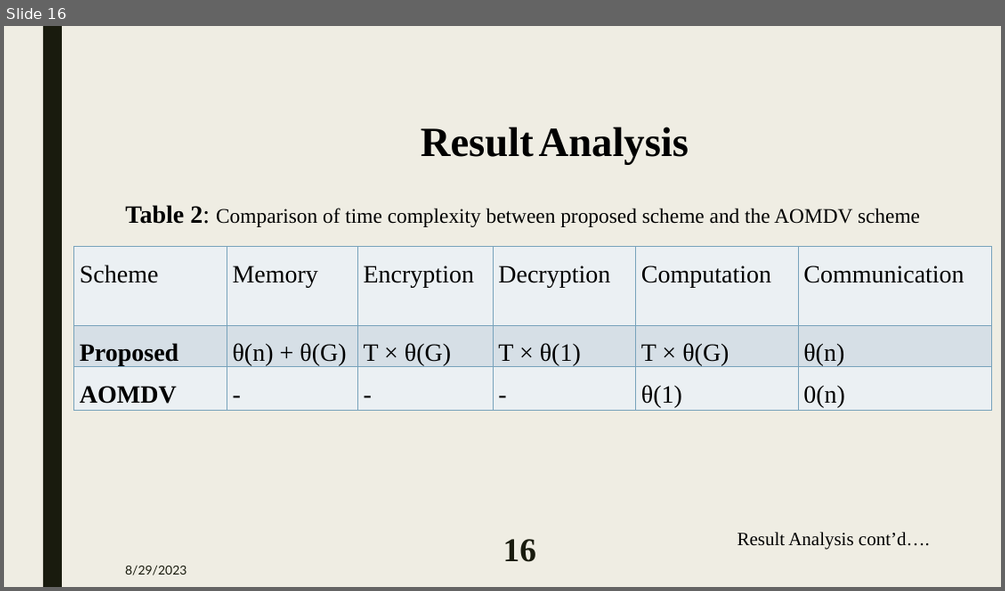
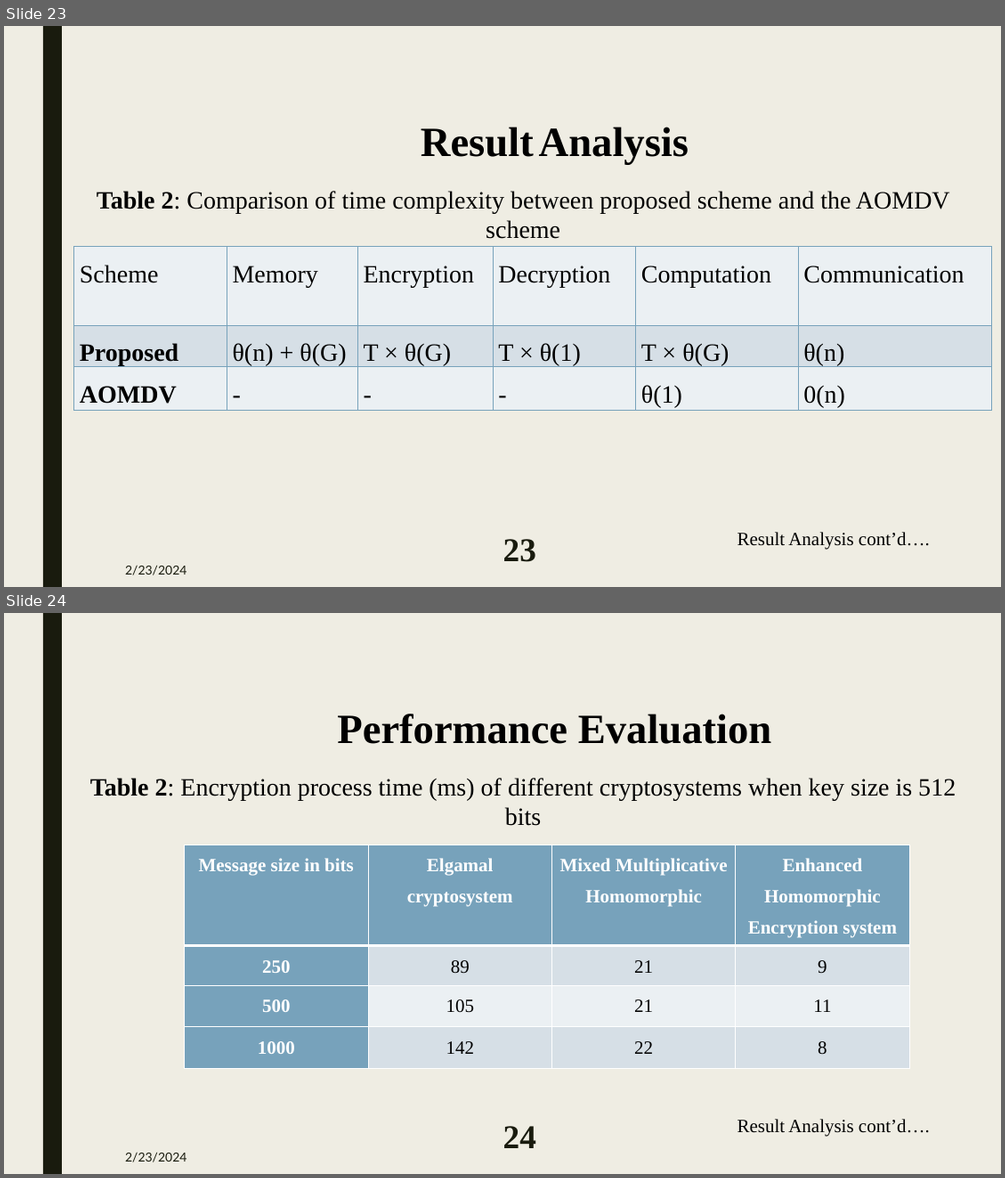
Before and after one commit to MAZHAR1807102/Thesis, a slide deck: 1807102-Predefence.pptx. Shown one above the other, each under a label of ours: slide 16 before the commit, slides 23 and 24 after it. The pictures are 1005x591 and 1005x1178 pixels, drawn with LibreOffice and Linux fonts; fonts in the diff are those of the drawing. Boxes give left, top, right and bottom in pixels: in the first picture for what was removed or moved away, otherwise in the second. Text is boxed around its words. In the diff, an @@ line names an element or a change of style, - is before the commit and + after.

```diff
--- a/1807102-Predefence.pptx
+++ b/1807102-Predefence.pptx
@@ slide 24 added at [4, 613, 1001, 1174], background #EFEDE3; not listed: 1 template element that a slide beside it also shows @@
@@ text added at [337, 714, 772, 744], 40 pt, text #000000, bold @@
+Performance Evaluation
@@ text added at [90, 778, 955, 826], 24 pt, text #000000 @@
+Table 2: Encryption process time (ms) of different cryptosystems when key size is 512 bits
@@ table added at [184, 844, 909, 1064], 4 rows, 4 columns @@
+Message size in bits | Elgamal cryptosystem | Mixed Multiplicative Homomorphic | Enhanced Homomorphic Encryption system
+250 | 89 | 21 | 9
+500 | 105 | 21 | 11
+1000 | 142 | 22 | 8
@@ text added at [737, 1119, 930, 1136], 18 pt, text #000000 @@
+Result Analysis cont’d….
@@ page number added at [503, 1126, 536, 1148], 32 pt, text #191B0E, bold @@
+24
@@ text added at [125, 1151, 186, 1162], 12 pt, text #191B0E @@
+2/23/2024
@@ what was slide 16 is now slide 23 @@
@@ slide 23 changed as well @@
@@ text "Table 2: Comparison of time ...": place and size @@
-text "Table 2: Comparison of time ..." at [125, 205, 920, 227]
+text "Table 2: Comparison of time ..." at [97, 191, 950, 239]
@@ text "Table 2: Comparison of time ..." at [97, 191, 950, 239]: size 20 to 24 pt @@
@@ page number at [503, 539, 536, 562]: text changed @@
-16
+23
@@ text at [125, 564, 186, 575]: text changed @@
-8/29/2023
+2/23/2024
```
Also in this commit, not shown: 22 other slides changed, 8 other slides added, 25 other files.
